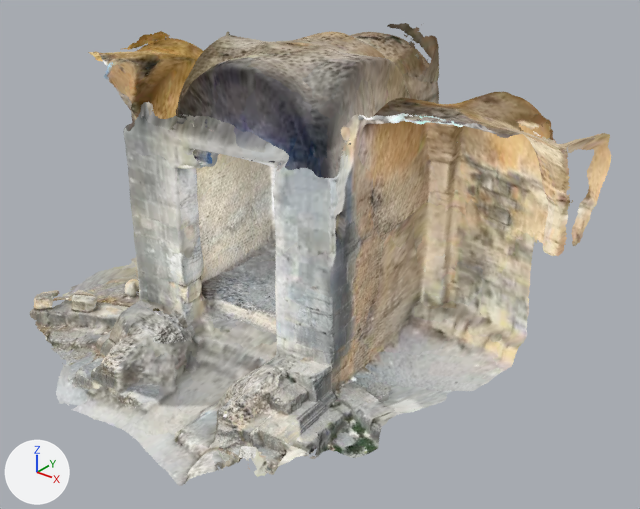
One commit to the glTF model docs/assets/models/sacred-niche-roman-water-temple-zaghouan.glb: the scene before it, then after it.
The view is the same before and after, from a camera (50 mm lens) standing at (12.73, -14.9, 11.86) and looking at (0.98, -0.21, 2.76). Arrows for +X, +Y and +Z are at lower left; the lights stay in place. The older version comes first. Where no turn or scale is listed for an object, it has been applied to the vertices. Vertices at exactly the same position are counted once.
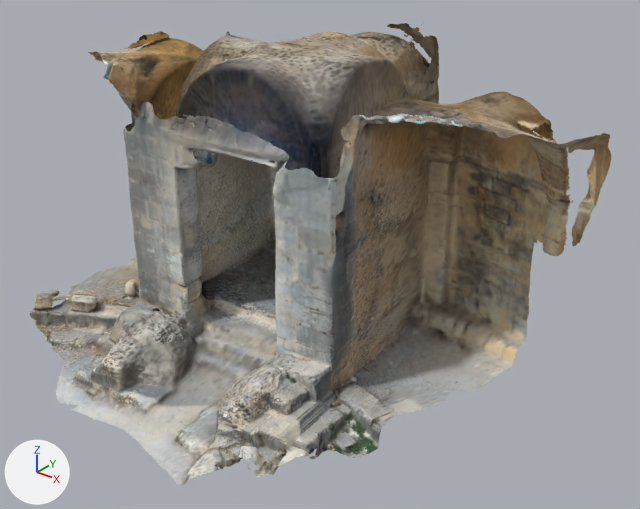
Where the newer file only moved an object's origin or applied its transform, the numbers keep the older frame.

What changed in the scene script:
```text
Add img_scaniverse:
    img_scaniverse = load_image('Scaniverse', '_unpacked/Scaniverse', 4096, 4096, 'sRGB')
Change mat_main:
    remove # nodes: BsdfTransparent, Emission, LightPath, MixShader, OutputMaterial, TexImage
    remove # uses the picture img_image_0
    nodes: BsdfPrincipled, OutputMaterial, TexImage
    uses the picture img_scaniverse
Change me_object_0:
    where me_object_0.from_pydata(...)  # 89071 vertices, 167257 faces; spans x -6.71..6.71, y -5.4..5.4, z -3.8..3.8
    used by ob_object_2; location = (0.17, -0.34, 3.59)
    me_object_0 part 1: 178 vertices moved within x -6.65..6.34, y -5.23..2.92, z -3.7..3.18
```

Pixel boxes (x1, y1, x2, y2) of what changed, in the pictures (640 x 509 px; the box of a moved part takes in the faces that stretch with it):
'Object_2', surface changed (darker)
    both: (29, 23, 611, 480)
part 1 of me_object_0, moved or reshaped
    before: (54, 114, 591, 473)
    after: (60, 114, 591, 473)
